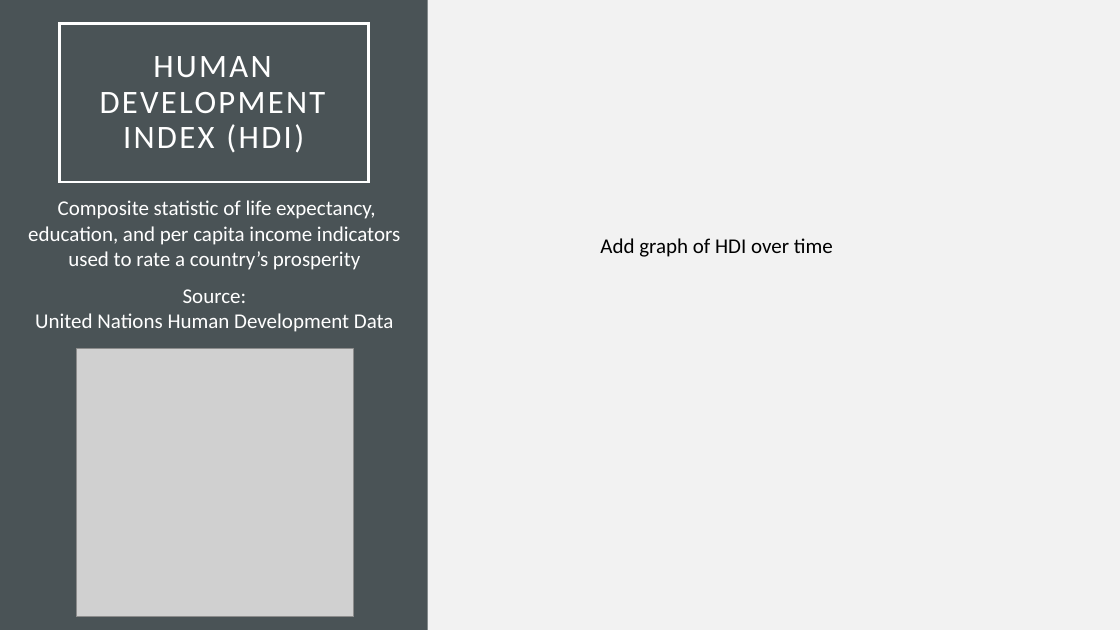
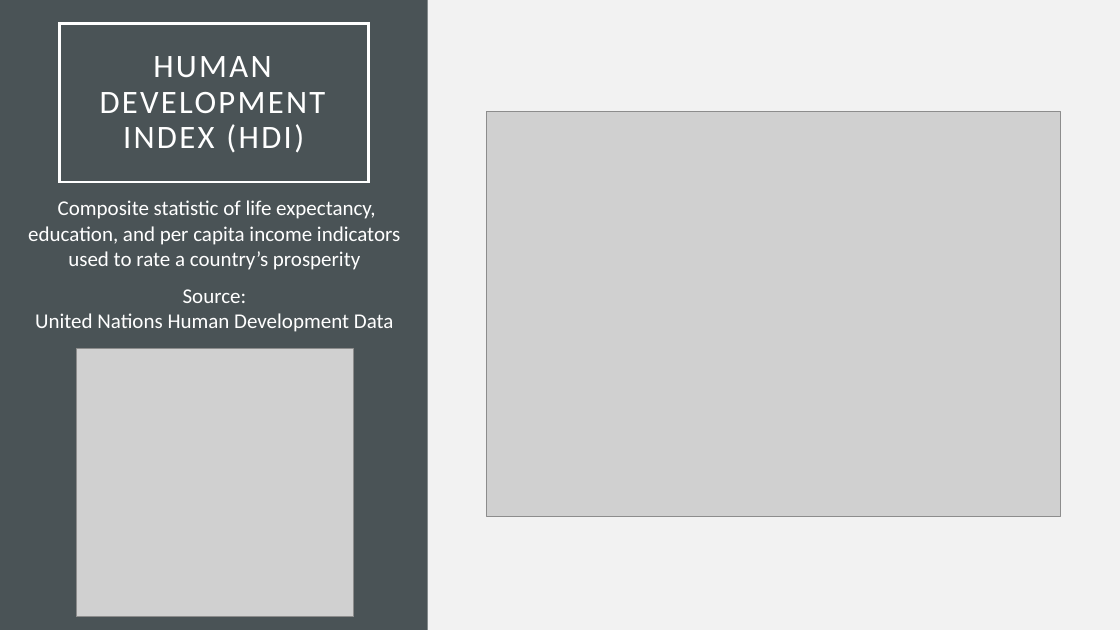
Before and after one commit to gabigham/dagger, a slide deck: slide 11 of Project 1.pptx. Drawn at 1120x630 pixels with LibreOffice and Linux fonts; fonts in the diff are those of the drawing; grey boxes stand for pictures. Boxes give left, top, right and bottom in pixels: in the first picture for what was removed or moved away, otherwise in the second. Text is boxed around its words. In the diff, an @@ line names an element or a change of style, - is before the commit and + after.

```diff
--- a/Project 1.pptx
+++ b/Project 1.pptx
@@ picture added at (487, 112, 1061, 516) @@
@@ text removed at (600, 238, 833, 257) @@
-Add graph of HDI over time
```
Also in this commit, not shown: 4 other slides changed, 6 other files.
